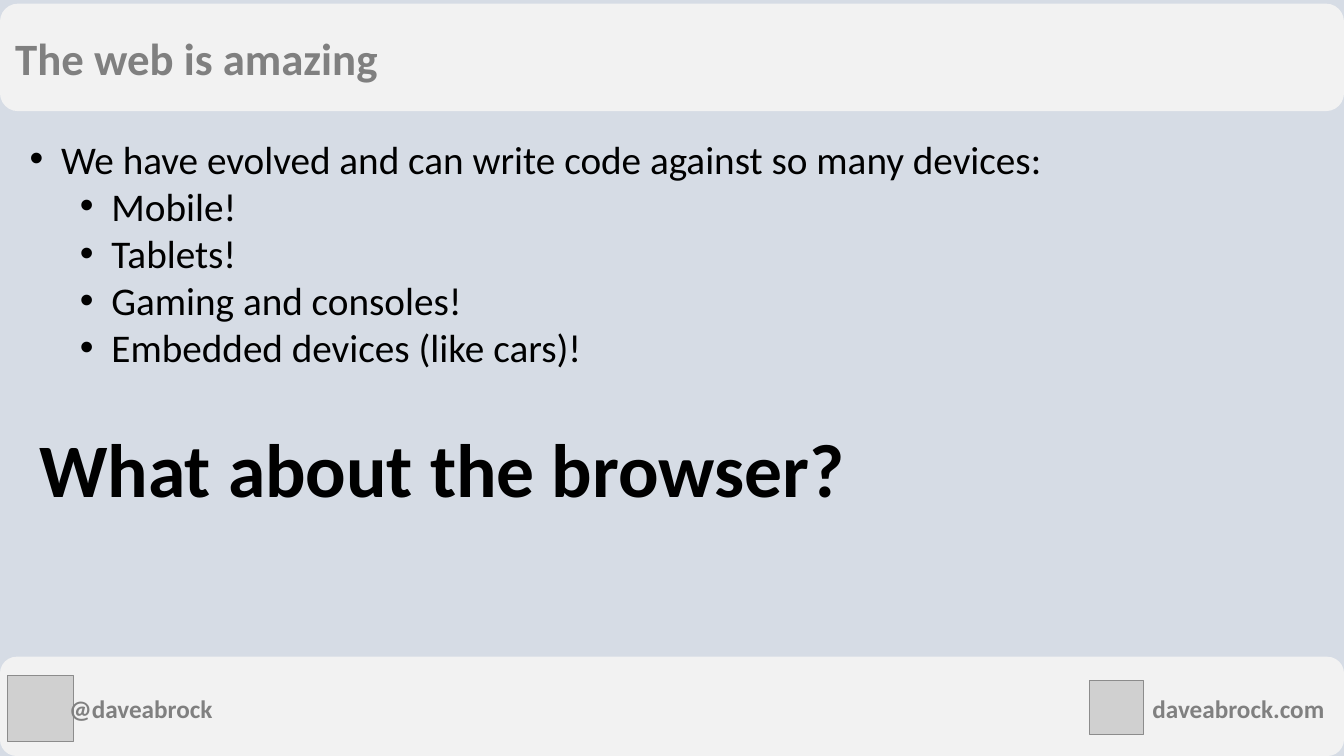
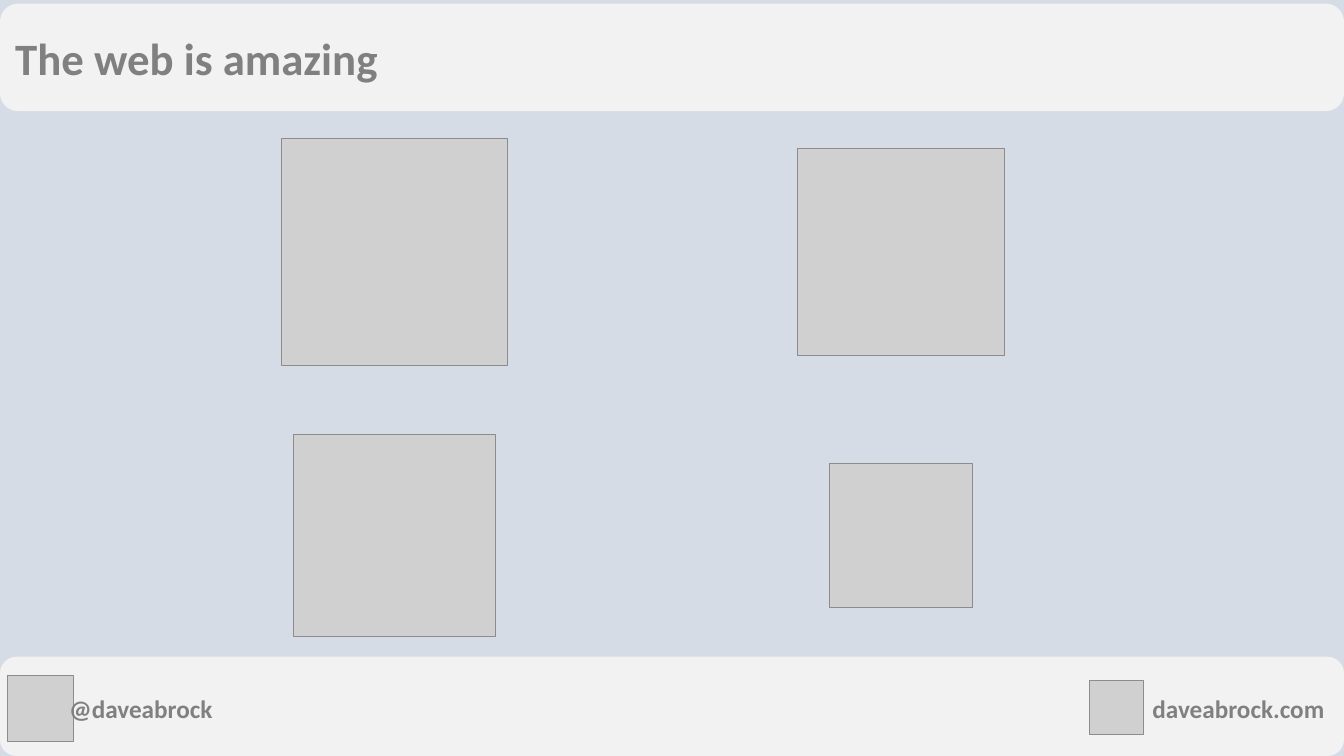
Before and after one commit to daveabrock/csharp-everywhere, a slide deck: slide 3 of slides/C# Everywhere with Blazor.pptx. Drawn at 1344x756 pixels with LibreOffice and Linux fonts; fonts in the diff are those of the drawing; grey boxes stand for pictures. Boxes give left, top, right and bottom in pixels: in the first picture for what was removed or moved away, otherwise in the second. Text is boxed around its words. In the diff, an @@ line names an element or a change of style, - is before the commit and + after.

Commit message:
Updates to slide deck

```diff
--- a/slides/C# Everywhere with Blazor.pptx
+++ b/slides/C# Everywhere with Blazor.pptx
@@ text removed at bbox=[61, 146, 1041, 368] @@
-• We have evolved and can write code against so many devices:
-  • Mobile!
-  • Tablets!
-  • Gaming and consoles!
-  • Embedded devices (like cars)!
@@ picture added at bbox=[281, 139, 508, 366] @@
@@ picture added at bbox=[798, 149, 1004, 356] @@
@@ text removed at bbox=[39, 444, 845, 498] @@
-What about the browser?
@@ picture added at bbox=[294, 435, 496, 636] @@
@@ picture added at bbox=[829, 464, 972, 607] @@
```
Also in this commit, not shown: 3 other slides changed, 1 slide added, 8 slides removed.
